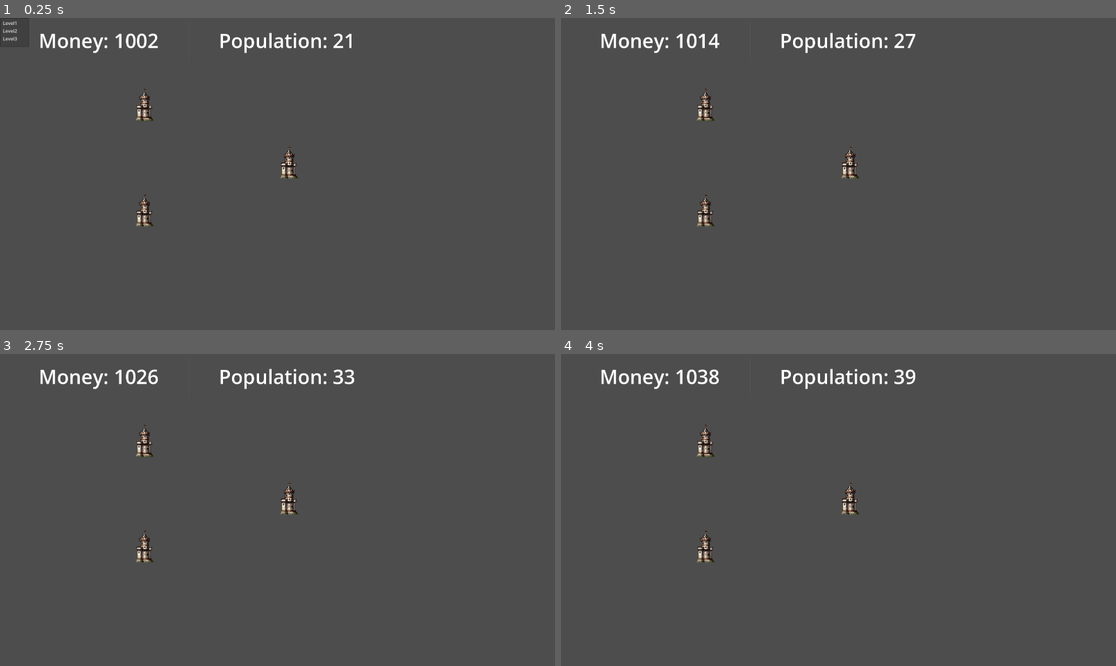
Above: before the commit, frames 1-4 (two rows, left to right).
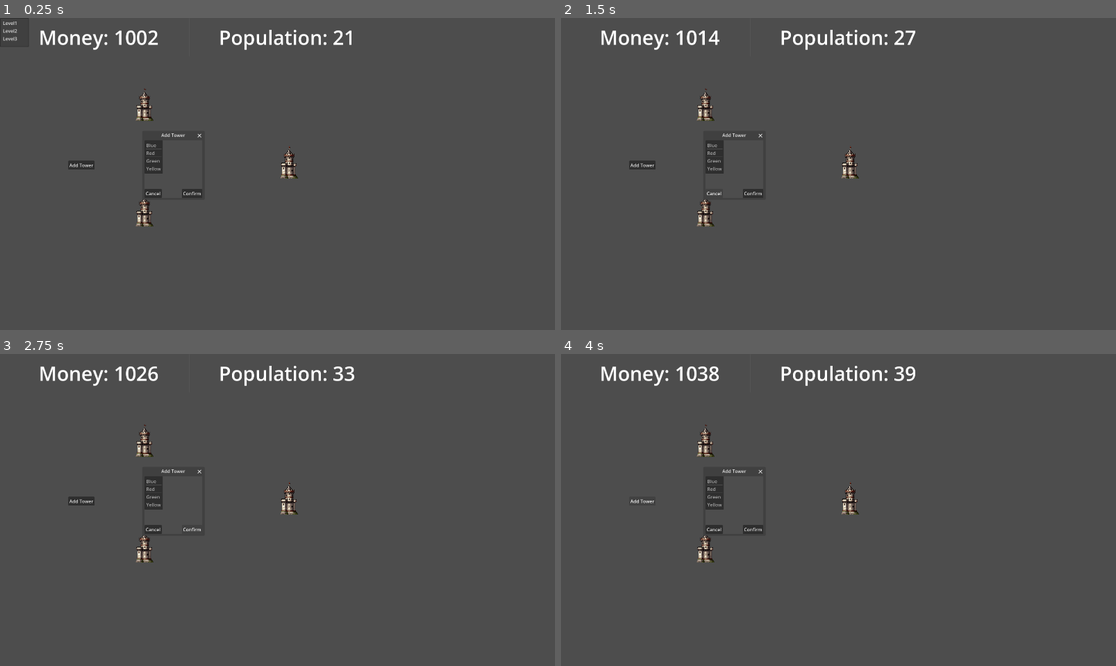
Above: after the commit, the same moments.

Repository: TLS15/FIRSTHIT
Game: Godot game, scene res://LevelMaker/level_tester.tscn
Same seed, same stepped clock (60 frames per second), same inputs: the game is played once before the commit and once after it. This scene is started directly instead of the project's main scene.
Inputs (mouse positions are in pixels of both pictures, inside the frame that each line leads up to):
- Up to frame 1 (0.25 s): no input
- Up to frame 2 (1.5 s): click (644, 164) at 0.5 s, where only the run after the commit has a clickable "Add Tower"; click (716, 192) at 1.25 s, where only the run after the commit has a clickable "Cancel"
- Up to frame 3 (2.75 s): click (194, 528) at 2 s, where only the run after the commit has a clickable "Confirm"
- Up to frame 4 (4 s): click (755, 528) at 2.75 s, where only the run after the commit has a clickable "Confirm"; click (644, 500) at 3.5 s, where only the run after the commit has a clickable "Add Tower"

The runs differ from the first frame. In frame 1, 1.7% of the frame differs, in the area x 7-64%, y 3-59%; in frame 2, 1.6%; in frame 3, 1.6%; in frame 4, 1.6%.

Commit message:
AddTower Popup

Diff:
--- a/LevelMaker/level_tester.gd
+++ b/LevelMaker/level_tester.gd
@@ -13,6 +13,7 @@
 @export var level: LevelResource
 
 func _ready() -> void:
+	print("Level is ready")
 	load_level(level)
 
 func _process(delta):
--- a/LevelMaker/level_tester.tscn
+++ b/LevelMaker/level_tester.tscn
@@ -64,9 +64,8 @@
 
 [node name="UILevel" type="Control" parent="UIMaster" unique_id=988945793]
 anchors_preset = 0
-offset_top = 11.0
 offset_right = 1397.0
-offset_bottom = 433.0
+offset_bottom = 422.0
 mouse_filter = 2
 
 [node name="HBoxContainer" type="HBoxContainer" parent="UIMaster/UILevel" unique_id=1595842271]
@@ -90,5 +89,58 @@
 text = "Total Population: 0"
 label_settings = SubResource("LabelSettings_81omt")
 
+[node name="Control" type="Control" parent="UIMaster" unique_id=336654464]
+anchors_preset = 0
+offset_right = 40.0
+offset_bottom = 40.0
+
+[node name="AddTower" type="Button" parent="UIMaster/Control" unique_id=971616716]
+layout_mode = 0
+offset_left = 236.0
+offset_top = 494.0
+offset_right = 308.0
+offset_bottom = 508.0
+text = "Add Tower"
+
+[node name="Window" type="Window" parent="UIMaster/Control" unique_id=993051646]
+oversampling_override = 1.0
+title = "Add Tower"
+position = Vector2i(500, 423)
+size = Vector2i(200, 200)
+
+[node name="Button" type="Button" parent="UIMaster/Control/Window" unique_id=59088313]
+anchors_preset = 3
+anchor_left = 1.0
+anchor_top = 1.0
+anchor_right = 1.0
+anchor_bottom = 1.0
+offset_left = -71.0
+offset_top = -31.0
+grow_horizontal = 0
+grow_vertical = 0
+text = "Confirm"
+
+[node name="Button2" type="Button" parent="UIMaster/Control/Window" unique_id=137026490]
+anchors_preset = 2
+anchor_top = 1.0
+anchor_bottom = 1.0
+offset_top = -31.0
+offset_right = 60.0
+grow_vertical = 0
+text = "Cancel
+"
+
+[node name="Teams" type="ItemList" parent="UIMaster/Control/Window" unique_id=1678152569]
+offset_right = 40.0
+offset_bottom = 40.0
+allow_reselect = true
+auto_width = true
+auto_height = true
+item_count = 4
+item_0/text = "Blue"
+item_1/text = "Red"
+item_2/text = "Green"
+item_3/text = "Yellow"
+
 [connection signal="editor_state_changed" from="." to="." method="_on_editor_state_changed"]
 [connection signal="property_list_changed" from="." to="." method="_on_property_list_changed"]
